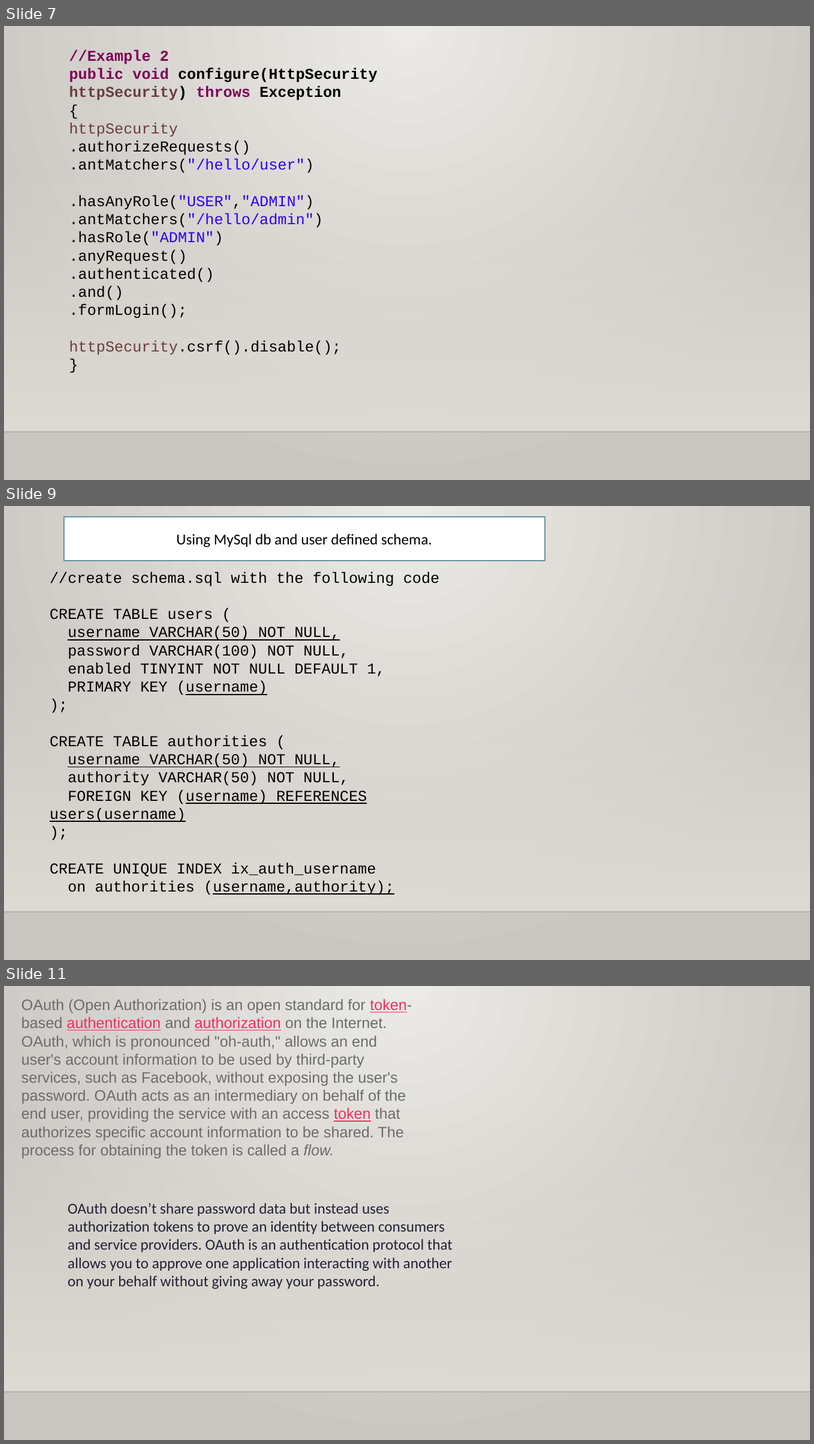
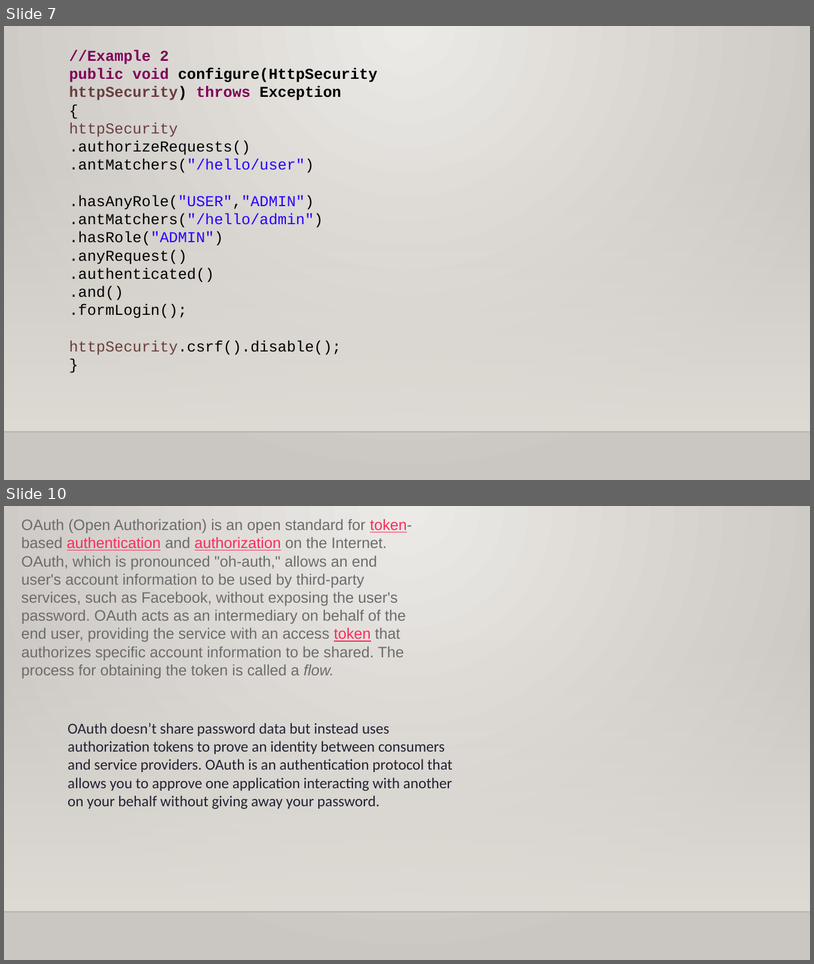
Before and after one commit to ashish-mailid/Java_Spring_Training, a slide deck: spring_Boot_ppts/SpringBoot Security.pptx. Shown one above the other, each under a label of ours: slides 7, 9 and 11 before the commit, slides 7 and 10 after it; the slides between them are not shown. The pictures are 814x1444 and 814x964 pixels, drawn with LibreOffice and Linux fonts; fonts in the diff are those of the drawing; background and template pictures are left out. Boxes give left, top, right and bottom in pixels: in the first picture for what was removed or moved away, otherwise in the second. Text is boxed around its words. In the diff, an @@ line names an element or a change of style, - is before the commit and + after.

```diff
--- a/spring_Boot_ppts/SpringBoot Security.pptx
+++ b/spring_Boot_ppts/SpringBoot Security.pptx
@@ slide 9 removed at [4, 506, 810, 960], background gradient #ECEAE7 to #CAC7C1; not listed: 2 template elements that a slide beside it also shows @@
@@ rectangle removed at [64, 517, 545, 561] @@
-Using MySql db and user defined schema.
@@ text removed at [50, 571, 440, 895] @@
-//create schema.sql with the following code
-CREATE TABLE users (
-username VARCHAR(50) NOT NULL,
-password VARCHAR(100) NOT NULL,
-enabled TINYINT NOT NULL DEFAULT 1,
-PRIMARY KEY (username)
-);
-CREATE TABLE authorities (
-username VARCHAR(50) NOT NULL,
-authority VARCHAR(50) NOT NULL,
-FOREIGN KEY (username) REFERENCES users(username)
-);
-CREATE UNIQUE INDEX ix_auth_username
-on authorities (username,authority);
@@ what was slide 11 is now slide 10 @@
```
Also in this commit, not shown: 1 slide changed, 1 slide added, 2 other slides removed, 1 other file.
